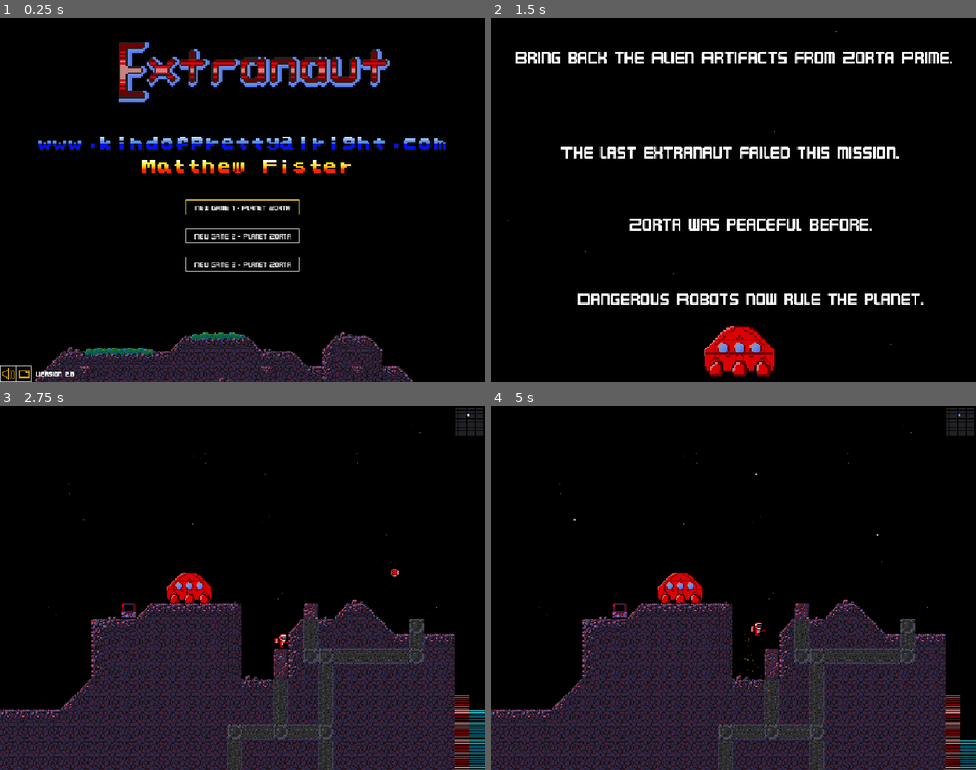
Above: before the commit, frames 1-4 (two rows, left to right).
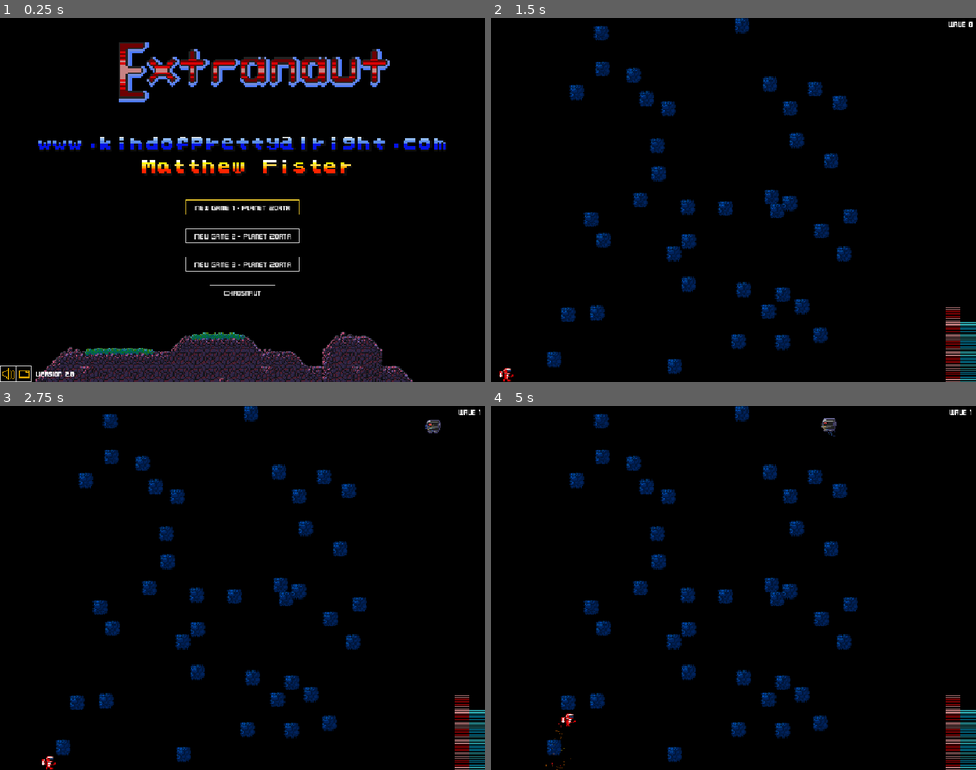
Above: after the commit, the same moments.

Repository: mattfister/extranaut
Game: Godot game, scene res://scenes/main.tscn
Two runs of this game, one before a commit and one after it. Both use one fixed random seed, a clock stepped at 60 frames per second and the inputs below.
Inputs (mouse positions are in pixels of both pictures, inside the frame that each line leads up to):
- Up to frame 1 (0.25 s): no input
- Up to frame 2 (1.5 s): click (733, 291) at 0.5 s, where only the run after the commit has a clickable "Chaosnaut"; click (733, 207) at 1.25 s, where only the run before the commit has a clickable "New Game 1 - Planet Zorta"
- Up to frame 3 (2.75 s): tap Enter at 2 s; move the mouse to (349, 569) at 2.02 s; hold Right (move_right) from 2.03 s (still down); hold Z (fire) from 2.03 s (still down); click (349, 569) at 2.17 s; tap Space at 2.27 s
- Up to frame 4 (5 s): move the mouse to (636, 606) at 2.77 s; release Right (move_right) at 2.78 s; release Z (fire) at 2.78 s; hold Left (move_left) 2.78-3.53 s; tap Up (jetpack) at 2.85 s; tap Space at 3.02, 4.52 s; move the mouse to (782, 507) at 3.52 s; hold Right (move_right) 3.53-4.28 s; tap X at 3.6 s; move the mouse to (709, 660) at 4.27 s; hold W from 4.28 s (still down); tap Enter at 4.35 s; click (709, 660) at 4.42 s

The runs differ from the first frame. In frame 1, 0.1% of the frame differs, in the area x 43-57%, y 73-77%; in frame 2, 12%; in frame 3, 29%; in frame 4, 29%, in the area x 0-100%, y 0-100%.

Commit message:
Add Chaosnaut to the title screen
Co-Authored-By: Claude Opus 5.5 <noreply@anthropic.com>
Claude-Session: https://claude.ai/code/session_01RqRofdSNdbmPguPkHygMRV

Diff:
--- a/scenes/main.gd
+++ b/scenes/main.gd
@@ -3,6 +3,7 @@
 ## (intro or ending) or the campaign.
 ## Development options after "--" on the command line:
 ##   --room=X,Y   skip the title and start an unsaved campaign in that room
+##   --chaosnaut  skip the title and start Chaosnaut
 ##   --shot=PATH  save a screenshot after one second and quit
 
 const Controls := preload("res://input/controls.gd")
@@ -11,6 +12,7 @@
 const TitleScript := preload("res://scenes/title.gd")
 const ImageScreenScript := preload("res://scenes/image_screen.gd")
 const CampaignScene := preload("res://scenes/campaign.tscn")
+const ChaosnautScene := preload("res://scenes/chaosnaut.tscn")
 const IntroImage := preload("res://assets/sprites/intro.png")
 const EndingImage := preload("res://assets/sprites/ending.png")
 
@@ -22,12 +24,17 @@
 	Controls.setup()
 	var shot_path := ""
 	var skip_title := false
+	var chaosnaut := false
 	for arg in OS.get_cmdline_user_args():
 		if arg.begins_with("--room="):
 			skip_title = true
+		elif arg == "--chaosnaut":
+			chaosnaut = true
 		elif arg.begins_with("--shot="):
 			shot_path = arg.trim_prefix("--shot=")
-	if skip_title:
+	if chaosnaut:
+		_start_chaosnaut()
+	elif skip_title:
 		_start_campaign(0)
 	else:
 		show_title()
@@ -43,6 +50,7 @@
 	title.set_script(TitleScript)
 	title.new_game.connect(_on_new_game, CONNECT_DEFERRED)
 	title.continue_game.connect(_start_campaign, CONNECT_DEFERRED)
+	title.chaosnaut_pressed.connect(_start_chaosnaut, CONNECT_DEFERRED)
 	_show(title)
 
 
@@ -63,6 +71,12 @@
 	_show(campaign)
 
 
+func _start_chaosnaut() -> void:
+	var chaosnaut := ChaosnautScene.instantiate()
+	chaosnaut.finished.connect(show_title, CONNECT_DEFERRED)
+	_show(chaosnaut)
+
+
 func _show_image(image: Texture2D, then: Callable) -> void:
 	var image_screen := Control.new()
 	image_screen.set_script(ImageScreenScript)
--- a/scenes/title.gd
+++ b/scenes/title.gd
@@ -4,6 +4,7 @@
 
 signal new_game(slot: int)
 signal continue_game(slot: int)
+signal chaosnaut_pressed
 
 const UiKit := preload("res://ui/ui_kit.gd")
 const SaveGame := preload("res://save/save_game.gd")
@@ -16,6 +17,7 @@
 const CENTER_X := 512.0
 const SLOTS_TOP := 384.0
 const SLOT_SPACING := 60.0
+const CHAOSNAUT_Y := 564.0
 const SMALL_BUTTON := Vector2(140, 20)
 const WIDE_BUTTON := Vector2(240, 20)
 const TITLE_FRAME_TIME := 0.06
@@ -49,6 +51,11 @@
 	_slots = Control.new()
 	add_child(_slots)
 	_build_slots()
+	var chaosnaut := UiKit.make_button("Chaosnaut", SMALL_BUTTON)
+	chaosnaut.name = "Chaosnaut"
+	chaosnaut.position = Vector2(CENTER_X - SMALL_BUTTON.x / 2.0, CHAOSNAUT_Y)
+	chaosnaut.pressed.connect(func() -> void: chaosnaut_pressed.emit())
+	add_child(chaosnaut)
 
 	_sound_button = _add_toggle(Vector2(0, 734), _toggle_sound)
 	_fullscreen_button = _add_toggle(Vector2(33, 734), _toggle_fullscreen)
--- a/tools/test_main.gd
+++ b/tools/test_main.gd
@@ -8,6 +8,7 @@
 const TitleScript := preload("res://scenes/title.gd")
 const ImageScreenScript := preload("res://scenes/image_screen.gd")
 const CampaignScript := preload("res://scenes/campaign.gd")
+const ChaosnautScript := preload("res://scenes/chaosnaut.gd")
 
 var _failures := 0
 var _main: Node
@@ -78,6 +79,17 @@
 	_expect(_is(TitleScript), "dismissing the ending returns to the title")
 	_expect(not paused, "the tree is not left paused")
 
+	# Chaosnaut from the title and back.
+	_expect(_button("Chaosnaut") != null, "the title offers Chaosnaut")
+	if _button("Chaosnaut") != null:
+		_button("Chaosnaut").pressed.emit()
+	await _settle()
+	_expect(_is(ChaosnautScript), "the Chaosnaut button starts the mode")
+	if _is(ChaosnautScript):
+		_main.screen.finished.emit()
+	await _settle()
+	_expect(_is(TitleScript), "leaving Chaosnaut returns to the title")
+
 	for slot in SaveGame.SLOTS:
 		SaveGame.delete(slot)
 	print("main test passed" if _failures == 0 else "main test FAILED: %d failures" % _failures)
Not shown, changed: docs/superpowers/plans/2026-10-07-plan-5-chaosnaut.md
Not shown, changed: docs/superpowers/specs/2026-10-07-extranaut-godot-port-design.md
